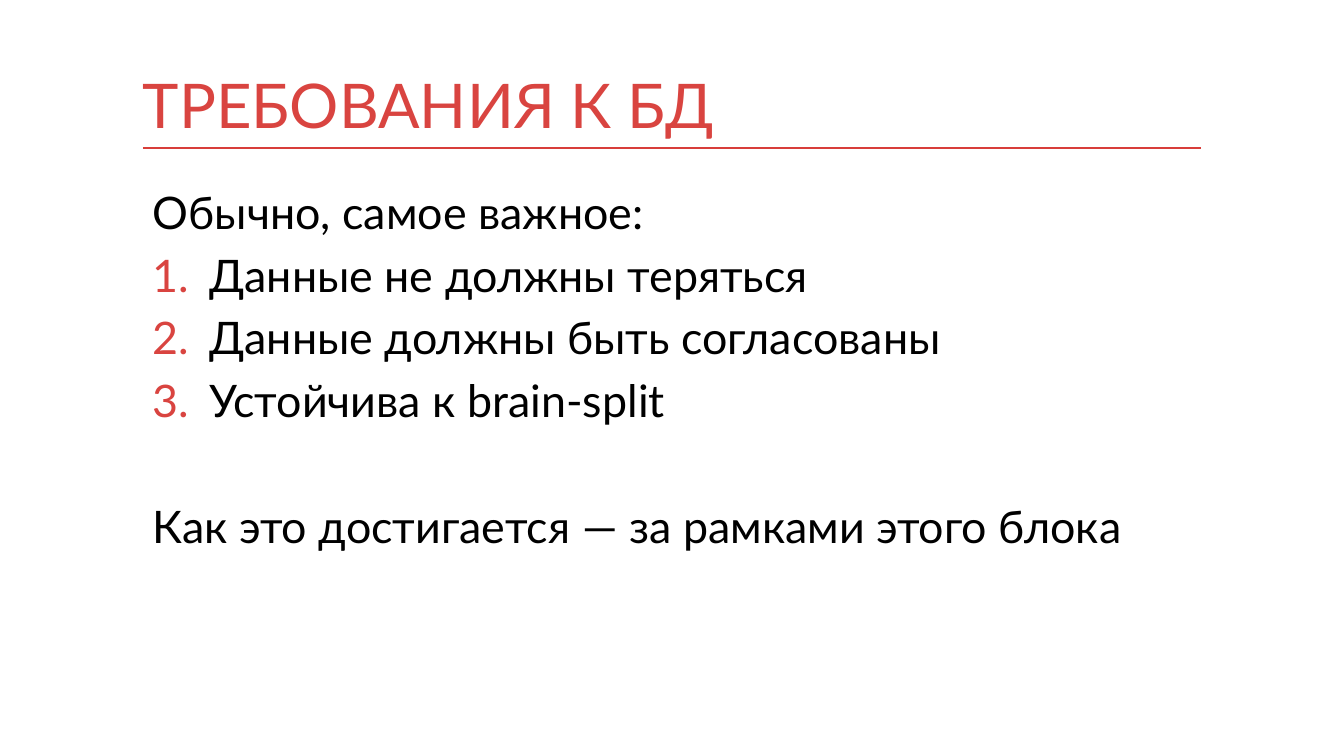
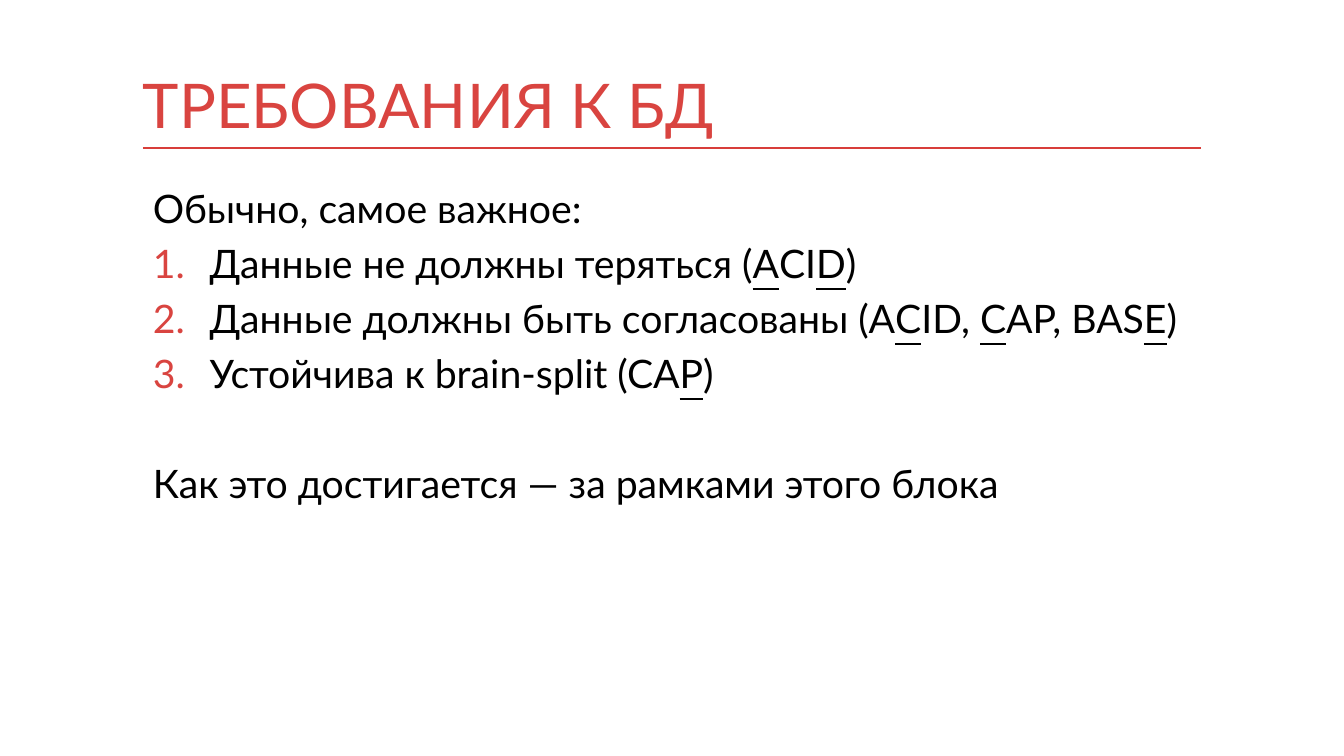
Before and after one commit to waverma/db, a slide deck: slide 31 of db.pptx (slide 27 before the commit). Drawn at 1344x756 pixels with LibreOffice and Linux fonts; fonts in the diff are those of the drawing. Boxes give left, top, right and bottom in pixels: in the first picture for what was removed or moved away, otherwise in the second. Text is boxed around its words. In the diff, an @@ line names an element or a change of style, - is before the commit and + after.

```diff
--- a/db.pptx
+++ b/db.pptx
@@ text at [153, 194, 998, 505]: size 32 to 28 pt in "Обычно, самое важное:", "Как это достигается — за рамками этого ..." @@
@@ text at [210, 247, 1177, 395]: text changed; size 32 to 28 pt @@
-1. Данные не должны теряться
-2. Данные должны быть согласованы
-3. Устойчива к brain-split
+1. Данные не должны теряться (ACID)
+2. Данные должны быть согласованы (ACID, CAP, BASE)
+3. Устойчива к brain-split (CAP)
```
Also in this commit, not shown: 9 other slides changed, 4 slides added.
